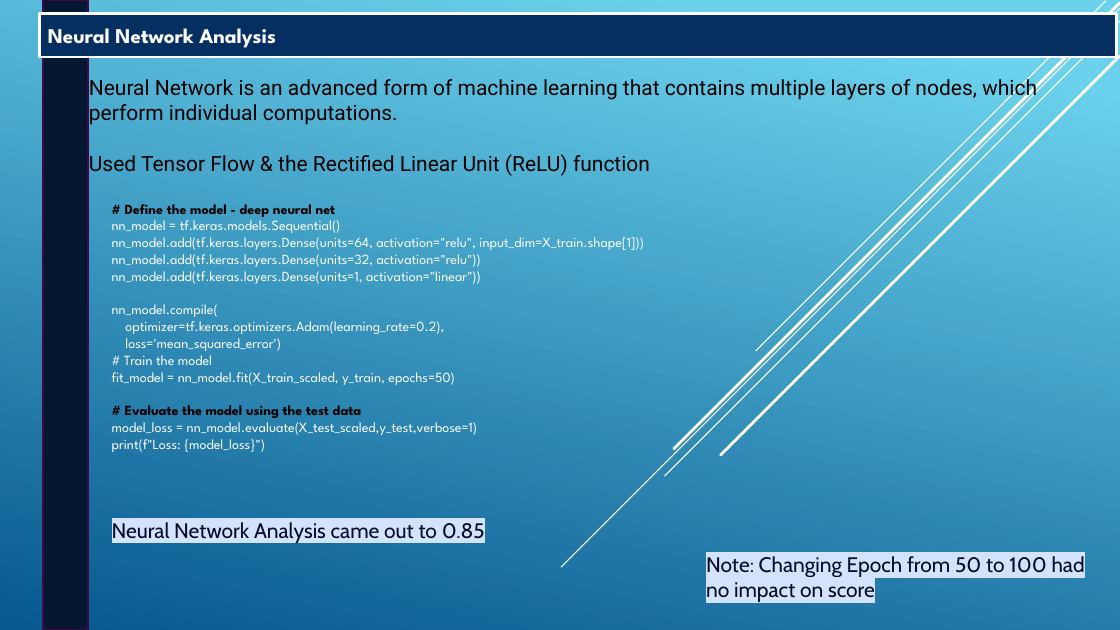
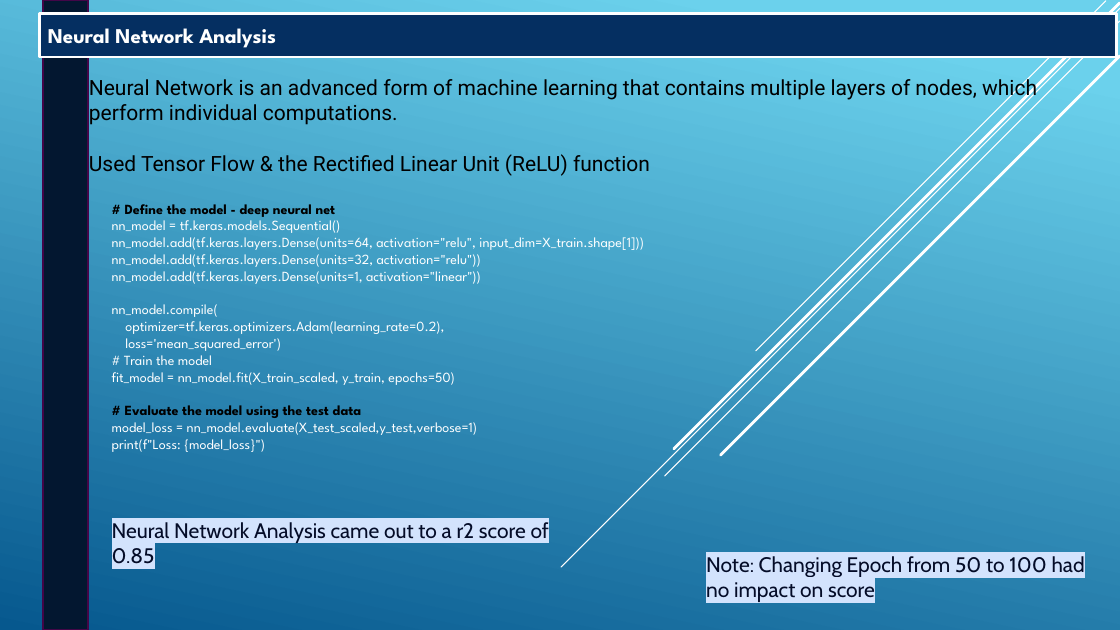
Before and after one commit to kevindownesii/Project_4, a slide deck: slide 12 of Team6-RutgersProject04.pptx. Drawn at 1120x630 pixels with LibreOffice and Linux fonts; fonts in the diff are those of the drawing. Boxes give left, top, right and bottom in pixels: in the first picture for what was removed or moved away, otherwise in the second. Text is boxed around its words. In the diff, an @@ line names an element or a change of style, - is before the commit and + after.

Commit message:
final

```diff
--- a/Team6-RutgersProject04.pptx
+++ b/Team6-RutgersProject04.pptx
@@ text at box(112, 522, 549, 564): text changed @@
-Neural Network Analysis came out to 0.85
+Neural Network Analysis came out to a r2 score of 0.85
```
Also in this commit, not shown: 2 other slides changed.
